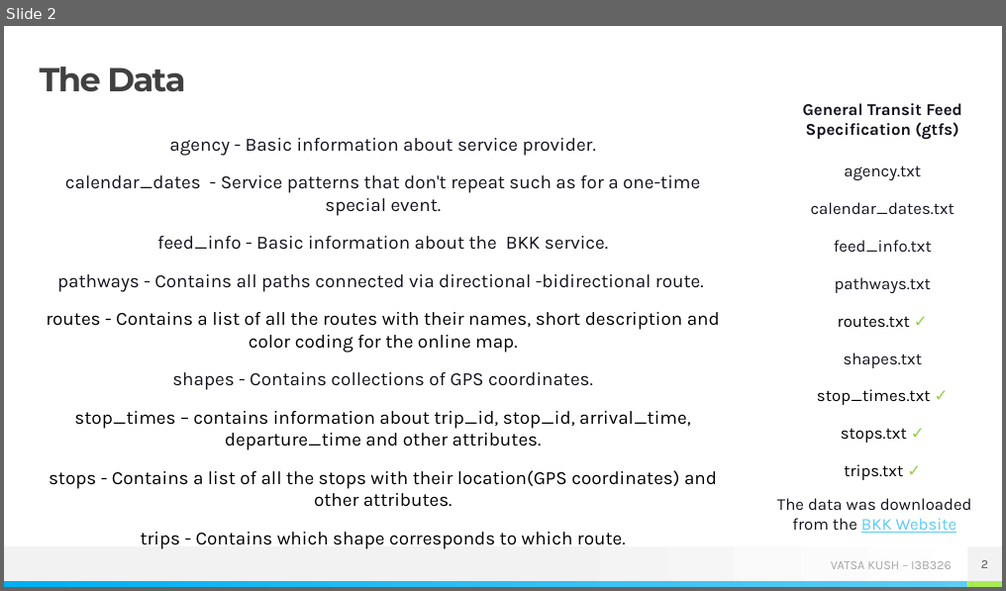
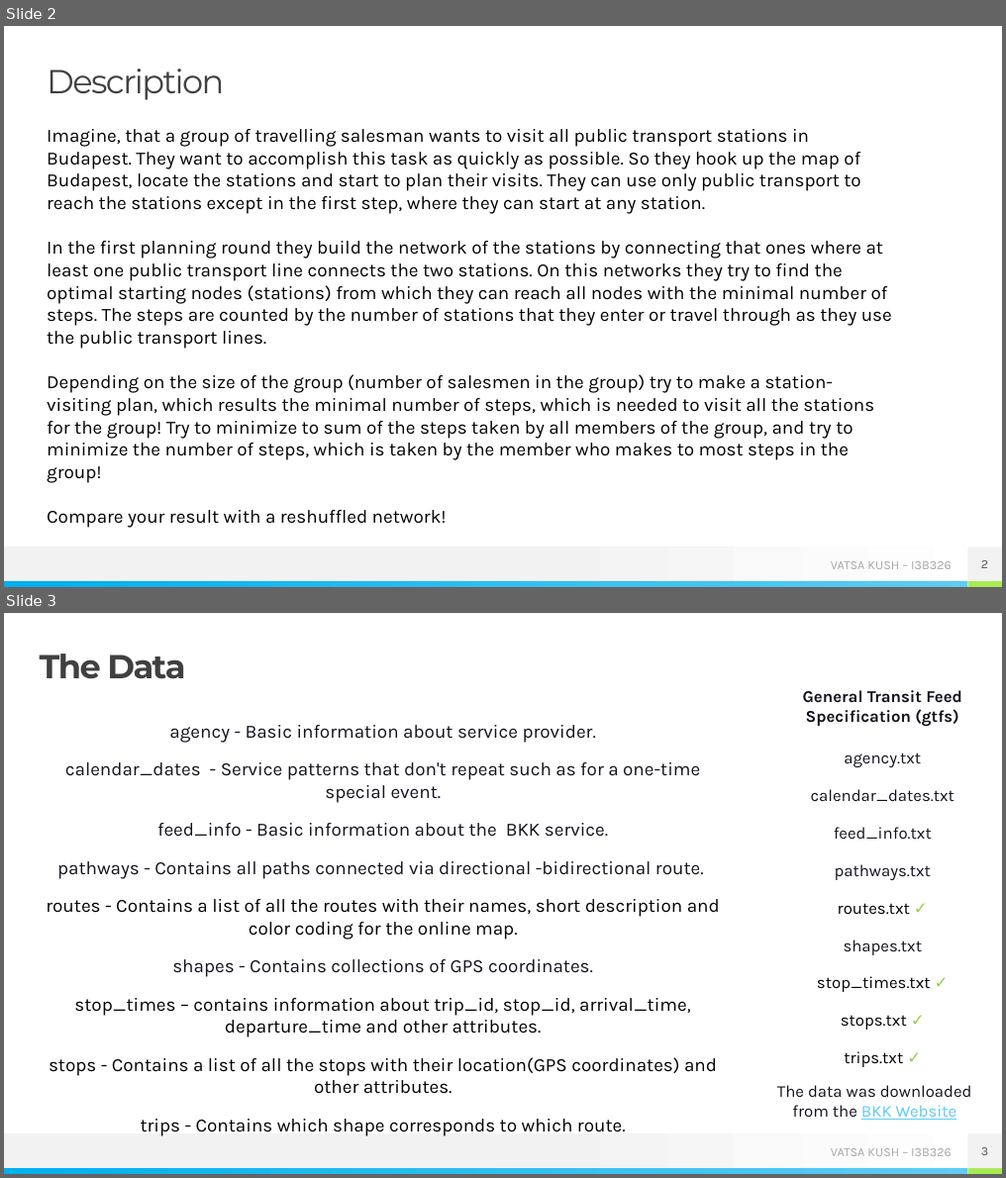
Before and after one commit to kushvatsa/ns_bkk_15, a slide deck: 15_I3B326_Vatsa_Kush.pptx. Shown one above the other, each under a label of ours: slide 2 before the commit, slides 2 and 3 after it. The pictures are 1006x591 and 1006x1178 pixels, drawn with LibreOffice and Linux fonts; fonts in the diff are those of the drawing. Boxes give left, top, right and bottom in pixels: in the first picture for what was removed or moved away, otherwise in the second. Text is boxed around its words. In the diff, an @@ line names an element or a change of style, - is before the commit and + after.

```diff
--- a/15_I3B326_Vatsa_Kush.pptx
+++ b/15_I3B326_Vatsa_Kush.pptx
@@ slide 2 added at (4, 26, 1002, 587), background #FFFFFF; not listed: 4 template elements that a slide beside it also shows @@
@@ text added at (47, 69, 224, 100), 32 pt, text #404040 @@
+Description
@@ text added at (47, 129, 892, 524), 18 pt, text #000000 @@
+Imagine, that a group of travelling salesman wants to visit all public transport stations in Budapest. They want to accomplish this task as quickly as possible. So they hook up the map of Budapest, locate the stations and start to plan their visits. They can use only public transport to reach the stations except in the first step, where they can start at any station.
+In the first planning round they build the network of the stations by connecting that ones where at least one public transport line connects the two stations. On this networks they try to find the optimal starting nodes (stations) from which they can reach all nodes with the minimal number of steps. The steps are counted by the number of stations that they enter or travel through as they use the public transport lines.
+Depending on the size of the group (number of salesmen in the group) try to make a station-visiting plan, which results the minimal number of steps, which is needed to visit all the stations for the group! Try to minimize to sum of the steps taken by all members of the group, and try to minimize the number of steps, which is taken by the member who makes to most steps in the group!
+Compare your result with a reshuffled network!
@@ page number added at (967, 547, 1002, 581), fill #F2F2F2, 12 pt, text #595959 @@
+2
@@ what was slide 2 is now slide 3 @@
@@ page number at (981, 1148, 988, 1156): text changed @@
-2
+3
```
Also in this commit, not shown: 5 slides changed, 8 other slides added, 8 slides removed, 3 other files.
